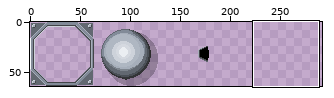
Sprite sheet -- Content/Tilesets/Turret.png. The first picture is a wide view before the edit; the outline marks the close-up.
Close-up. Before the edit:
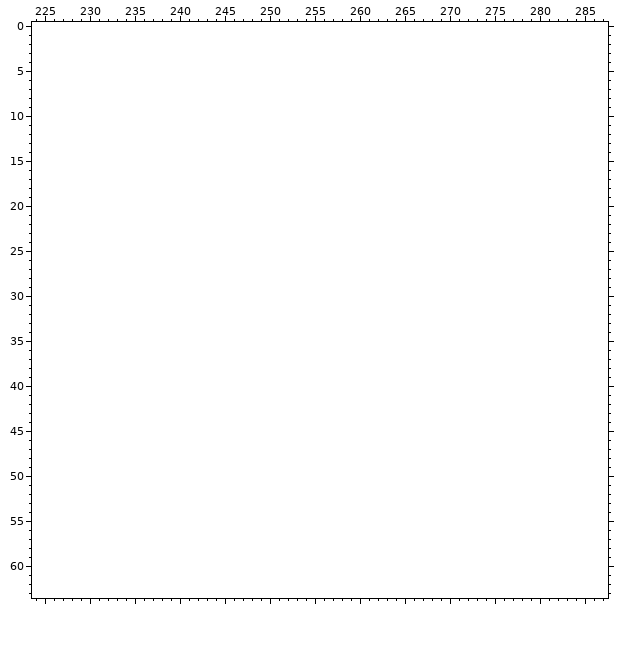
The file is 256x64 pixels. Colours within 5 levels of each other are drawn and written as one. Shown: x 224..287, y 0..63. The old version is drawn lined up with the new one, on the new canvas. The wide view leaves out empty margins. The commit also changed other parts of the picture, which this record leaves out.
Palette (. is transparent): 
Pixels before (only the part around the change), first column x 224:
 0 ................................................................
 1 ................................................................
 2 ................................................................
 3 ................................................................
 4 ................................................................
 5 ................................................................
 6 ................................................................
 7 ................................................................
 8 ................................................................
 9 ................................................................
10 ................................................................
11 ................................................................
12 ................................................................
13 ................................................................
14 ................................................................
15 ................................................................
16 ................................................................
17 ................................................................
18 ................................................................
19 ................................................................
20 ................................................................
21 ................................................................
22 ................................................................
23 ................................................................
24 ................................................................
25 ................................................................
26 ................................................................
27 ................................................................
28 ................................................................
29 ................................................................
30 ................................................................
31 ................................................................
32 ................................................................
33 ................................................................
34 ................................................................
35 ................................................................
36 ................................................................
37 ................................................................
38 ................................................................
39 ................................................................
40 ................................................................
41 ................................................................
42 ................................................................
43 ................................................................
44 ................................................................
45 ................................................................
46 ................................................................
47 ................................................................
48 ................................................................
49 ................................................................
50 ................................................................
51 ................................................................
52 ................................................................
53 ................................................................
54 ................................................................
55 ................................................................
56 ................................................................
57 ................................................................
58 ................................................................
59 ................................................................
60 ................................................................
61 ................................................................
62 ................................................................
63 ................................................................
And afterwards:
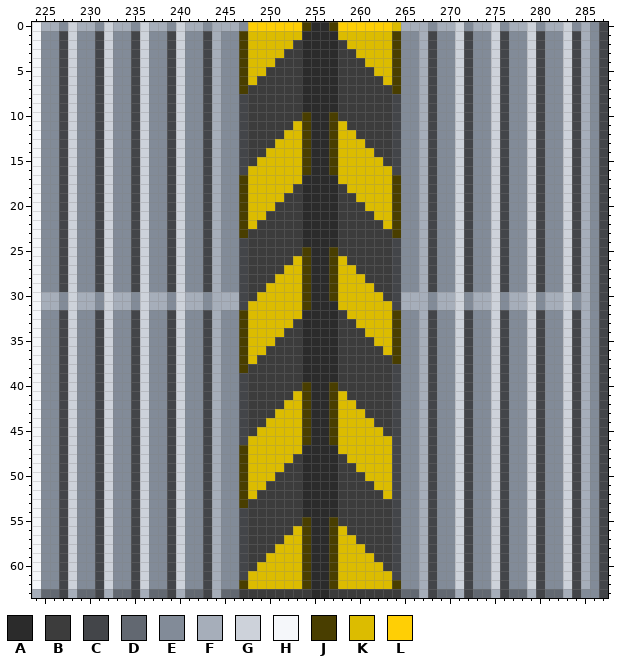
Colours new in this view: A #2b2b2b  B #3c3c3c  C #434549  D #626871  E #828b98  F #a6aeba  G #cdd2da  H #f5f7fa  J #493e00  K #dcbc00  L #ffcf05
Edits made:
canvas 256x64 -> 320x64, the old top-left corner now at -64,0 (the part of the old canvas that was cut away was empty and is not shown)
Changed rows in their new state; - is an unchanged pixel.
first column x 224:
 0 HFFEGFFEGFFEGFFEGFFEFFFELLLLLLJAAJLLLLLLKFFFEFFGEFFGEFFGEFFGEFEC
 1 HEECGEECGEECGEECGEECFEEJKKKKKKAAAAKKKKKKJEEFCEEGCEEGCEEGCEEGCFEC
 2 HEECGEECGEECGEECGEECFEEJKKKKKBAAAABKKKKKJEEFCEEGCEEGCEEGCEEGCFEC
 3 HEECGEECGEECGEECGEECFEEJKKKKBBAAAABBKKKKJEEFCEEGCEEGCEEGCEEGCFEC
 4 HEECGEECGEECGEECGEECFEEJKKKBBBAAAABBBKKKJEEFCEEGCEEGCEEGCEEGCFEC
 5 HEECGEECGEECGEECGEECFEEJKKBBBBAAAABBBBKKJEEFCEEGCEEGCEEGCEEGCFEC
 6 HEECGEECGEECGEECGEECFEEJKBBBBBAAAABBBBBKJEEFCEEGCEEGCEEGCEEGCFEC
 7 HEECGEECGEECGEECGEECFEEJBBBBBBAAAABBBBBBJEEFCEEGCEEGCEEGCEEGCFEC
 8 HEECGEECGEECGEECGEECFEECBBBBBBAAAABBBBBBCEEFCEEGCEEGCEEGCEEGCFEC
 9 HEECGEECGEECGEECGEECFEECBBBBBBAAAABBBBBBCEEFCEEGCEEGCEEGCEEGCFEC
10 HEECGEECGEECGEECGEECFEECBBBBBBJAAJBBBBBBCEEFCEEGCEEGCEEGCEEGCFEC
11 HEECGEECGEECGEECGEECFEECBBBBBKJAAJKBBBBBCEEFCEEGCEEGCEEGCEEGCFEC
12 HEECGEECGEECGEECGEECFEECBBBBKKJAAJKKBBBBCEEFCEEGCEEGCEEGCEEGCFEC
13 HEECGEECGEECGEECGEECFEECBBBKKKJAAJKKKBBBCEEFCEEGCEEGCEEGCEEGCFEC
14 HEECGEECGEECGEECGEECFEECBBKKKKJAAJKKKKBBCEEFCEEGCEEGCEEGCEEGCFEC
15 HEECGEECGEECGEECGEECFEECBKKKKKJAAJKKKKKBCEEFCEEGCEEGCEEGCEEGCFEC
16 HEECGEECGEECGEECGEECFEECKKKKKKJAAJKKKKKKCEEFCEEGCEEGCEEGCEEGCFEC
17 HEECGEECGEECGEECGEECFEEJKKKKKKAAAAKKKKKKJEEFCEEGCEEGCEEGCEEGCFEC
18 HEECGEECGEECGEECGEECFEEJKKKKKBAAAABKKKKKJEEFCEEGCEEGCEEGCEEGCFEC
19 HEECGEECGEECGEECGEECFEEJKKKKBBAAAABBKKKKJEEFCEEGCEEGCEEGCEEGCFEC
20 HEECGEECGEECGEECGEECFEEJKKKBBBAAAABBBKKKJEEFCEEGCEEGCEEGCEEGCFEC
21 HEECGEECGEECGEECGEECFEEJKKBBBBAAAABBBBKKJEEFCEEGCEEGCEEGCEEGCFEC
22 HEECGEECGEECGEECGEECFEEJKBBBBBAAAABBBBBKJEEFCEEGCEEGCEEGCEEGCFEC
23 HEECGEECGEECGEECGEECFEEJBBBBBBAAAABBBBBBJEEFCEEGCEEGCEEGCEEGCFEC
24 HEECGEECGEECGEECGEECFEECBBBBBBAAAABBBBBBCEEFCEEGCEEGCEEGCEEGCFEC
25 HEECGEECGEECGEECGEECFEECBBBBBBJAAJBBBBBBCEEFCEEGCEEGCEEGCEEGCFEC
26 HEECGEECGEECGEECGEECFEECBBBBBKJAAJKBBBBBCEEFCEEGCEEGCEEGCEEGCFEC
27 HEECGEECGEECGEECGEECFEECBBBBKKJAAJKKBBBBCEEFCEEGCEEGCEEGCEEGCFEC
28 HEECGEECGEECGEECGEECFEECBBBKKKJAAJKKKBBBCEEFCEEGCEEGCEEGCEEGCFEC
29 HEECGEECGEECGEECGEECFEECBBKKKKJAAJKKKKBBCEEFCEEGCEEGCEEGCEEGCFEC
30 HFFEGFFEGFFEGFFEGFFEFFFCBKKKKKJAAJKKKKKBCFFFEFFGEFFGEFFGEFFGEFEC
31 HFFEGFFEGFFEGFFEGFFEFFFCKKKKKKJAAAKKKKKKCFFFEFFGEFFGEFFGEFFGEFEC
32 HEECGEECGEECGEECGEECFEEJKKKKKKAAAABKKKKKJEEFCEEGCEEGCEEGCEEGCFEC
33 HEECGEECGEECGEECGEECFEEJKKKKKBAAAABBKKKKJEEFCEEGCEEGCEEGCEEGCFEC
34 HEECGEECGEECGEECGEECFEEJKKKKBBAAAABBBKKKJEEFCEEGCEEGCEEGCEEGCFEC
35 HEECGEECGEECGEECGEECFEEJKKKBBBAAAABBBBKKJEEFCEEGCEEGCEEGCEEGCFEC
36 HEECGEECGEECGEECGEECFEEJKKBBBBAAAABBBBBKJEEFCEEGCEEGCEEGCEEGCFEC
37 HEECGEECGEECGEECGEECFEEJKBBBBBAAAABBBBBBJEEFCEEGCEEGCEEGCEEGCFEC
38 HEECGEECGEECGEECGEECFEEJBBBBBBAAAABBBBBBCEEFCEEGCEEGCEEGCEEGCFEC
39 HEECGEECGEECGEECGEECFEECBBBBBBAAAABBBBBBCEEFCEEGCEEGCEEGCEEGCFEC
40 HEECGEECGEECGEECGEECFEECBBBBBBJAAJBBBBBBCEEFCEEGCEEGCEEGCEEGCFEC
41 HEECGEECGEECGEECGEECFEECBBBBBKJAAJKBBBBBCEEFCEEGCEEGCEEGCEEGCFEC
42 HEECGEECGEECGEECGEECFEECBBBBKKJAAJKKBBBBCEEFCEEGCEEGCEEGCEEGCFEC
43 HEECGEECGEECGEECGEECFEECBBBKKKJAAJKKKBBBCEEFCEEGCEEGCEEGCEEGCFEC
44 HEECGEECGEECGEECGEECFEECBBKKKKJAAJKKKKBBCEEFCEEGCEEGCEEGCEEGCFEC
45 HEECGEECGEECGEECGEECFEECBKKKKKJAAJKKKKKBCEEFCEEGCEEGCEEGCEEGCFEC
46 HEECGEECGEECGEECGEECFEECKKKKKKJAAJKKKKKKCEEFCEEGCEEGCEEGCEEGCFEC
47 HEECGEECGEECGEECGEECFEEJKKKKKKAAAAKKKKKKCEEFCEEGCEEGCEEGCEEGCFEC
48 HEECGEECGEECGEECGEECFEEJKKKKKBAAAABKKKKKCEEFCEEGCEEGCEEGCEEGCFEC
49 HEECGEECGEECGEECGEECFEEJKKKKBBAAAABBKKKKCEEFCEEGCEEGCEEGCEEGCFEC
50 HEECGEECGEECGEECGEECFEEJKKKBBBAAAABBBKKKCEEFCEEGCEEGCEEGCEEGCFEC
51 HEECGEECGEECGEECGEECFEEJKKBBBBAAAABBBBKKCEEFCEEGCEEGCEEGCEEGCFEC
52 HEECGEECGEECGEECGEECFEEJKBBBBBAAAABBBBBKCEEFCEEGCEEGCEEGCEEGCFEC
53 HEECGEECGEECGEECGEECFEEJBBBBBBAAAABBBBBBCEEFCEEGCEEGCEEGCEEGCFEC
54 HEECGEECGEECGEECGEECFEECBBBBBBAAAABBBBBBCEEFCEEGCEEGCEEGCEEGCFEC
55 HEECGEECGEECGEECGEECFEECBBBBBBJAAJBBBBBBCEEFCEEGCEEGCEEGCEEGCFEC
56 HEECGEECGEECGEECGEECFEECBBBBBKJAAJKBBBBBCEEFCEEGCEEGCEEGCEEGCFEC
57 HEECGEECGEECGEECGEECFEECBBBBKKJAAJKKBBBBCEEFCEEGCEEGCEEGCEEGCFEC
58 HEECGEECGEECGEECGEECFEECBBBKKKJAAJKKKBBBCEEFCEEGCEEGCEEGCEEGCFEC
59 HEECGEECGEECGEECGEECFEECBBKKKKJAAJKKKKBBCEEFCEEGCEEGCEEGCEEGCFEC
60 HEECGEECGEECGEECGEECFEECBKKKKKJAAJKKKKKBCEEFCEEGCEEGCEEGCEEGCFEC
61 HEECGEECGEECGEECGEECFEECKKKKKKJAAJKKKKKKCEEFCEEGCEEGCEEGCEEGCFEC
62 HEECGEECGEECGEECGEECFEEJKKKKKKJAAJKKKKKKJEEFCEEGCEEGCEEGCEEGCFEC
63 FDDCFDDCFDDCFDDCFDDCFDDBBBBBBBBAABBBBBBBBDDFCDDFCDDFCDDFCDDFCEEC
